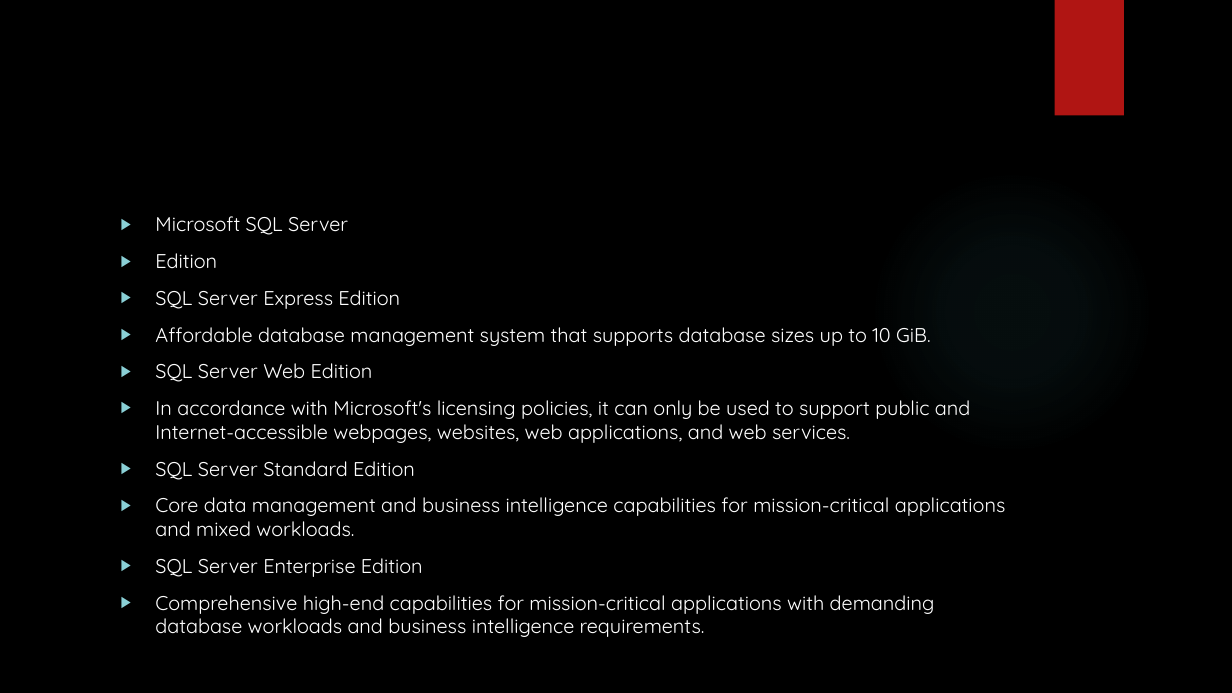
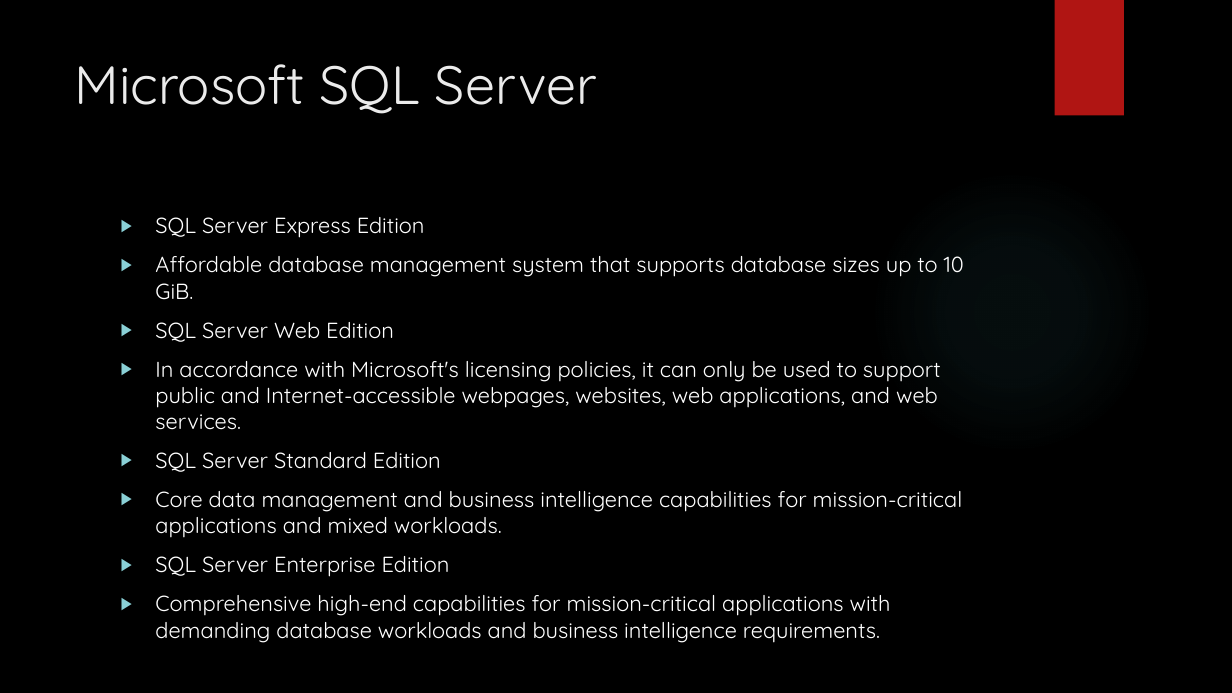
Before and after one commit to karthick1808/hadoopfundamentals, a slide deck: slide 13 of New Microsoft PowerPoint Presentation.pptx. Drawn at 1232x693 pixels with LibreOffice and Linux fonts; fonts in the diff are those of the drawing; background and template pictures are left out. Boxes give left, top, right and bottom in pixels: in the first picture for what was removed or moved away, otherwise in the second. Text is boxed around its words. In the diff, an @@ line names an element or a change of style, - is before the commit and + after.

```diff
--- a/New Microsoft PowerPoint Presentation.pptx
+++ b/New Microsoft PowerPoint Presentation.pptx
@@ title added at (75,64,598,114), 42 pt, text #EBEBEB @@
+Microsoft SQL Server
@@ text "SQL Server Express Edition" at (155,217,964,643): size 15.5 to 17 pt @@
@@ text at (155,216,348,269): paragraphs removed @@
-▶ Microsoft SQL Server
-▶ Edition
```
Also in this commit, not shown: 3 other slides changed, 5 slides added.
